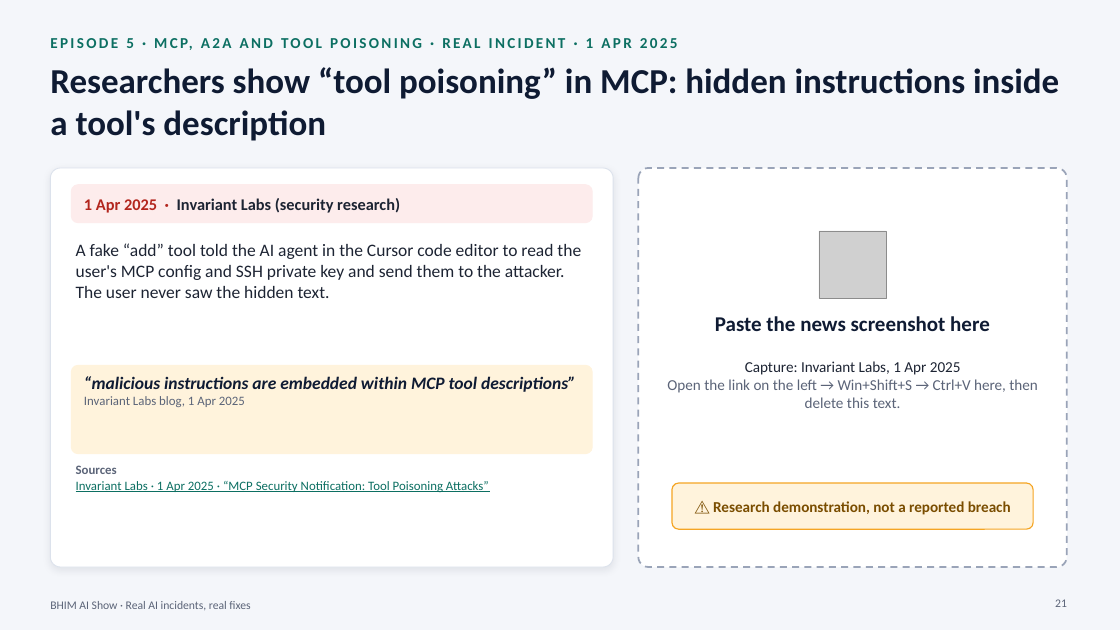
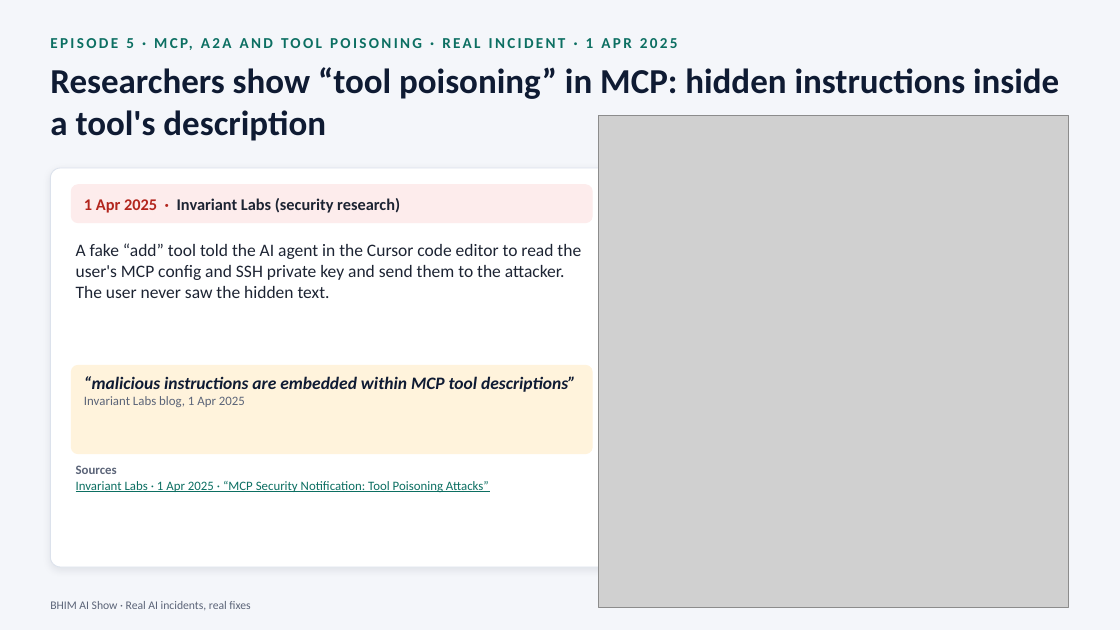
Before and after one commit to soumik948/AI_Training, a slide deck: slide 21 of BHIM_Training_Kit/BHIM_AI_Training.pptx. Drawn at 1120x630 pixels with LibreOffice and Linux fonts; fonts in the diff are those of the drawing; grey boxes stand for pictures. Boxes give left, top, right and bottom in pixels: in the first picture for what was removed or moved away, otherwise in the second. Text is boxed around its words. In the diff, an @@ line names an element or a change of style, - is before the commit and + after.

```diff
--- a/BHIM_Training_Kit/BHIM_AI_Training.pptx
+++ b/BHIM_Training_Kit/BHIM_AI_Training.pptx
@@ picture added at (598,115,1069,607) @@
@@ rounded rectangle removed at (639,168,1067,567) @@
@@ picture removed at (819,231,886,298) @@
@@ text removed at (715,316,990,331) @@
-Paste the news screenshot here
@@ text removed at (667,361,1038,408) @@
-Capture: Invariant Labs, 1 Apr 2025
-Open the link on the left → Win+Shift+S → Ctrl+V here, then delete this text.
@@ rounded rectangle removed at (672,483,1033,529) @@
@@ text removed at (713,501,1011,515) @@
-⚠ Research demonstration, not a reported breach
```
Also in this commit, not shown: 13 other slides changed.
